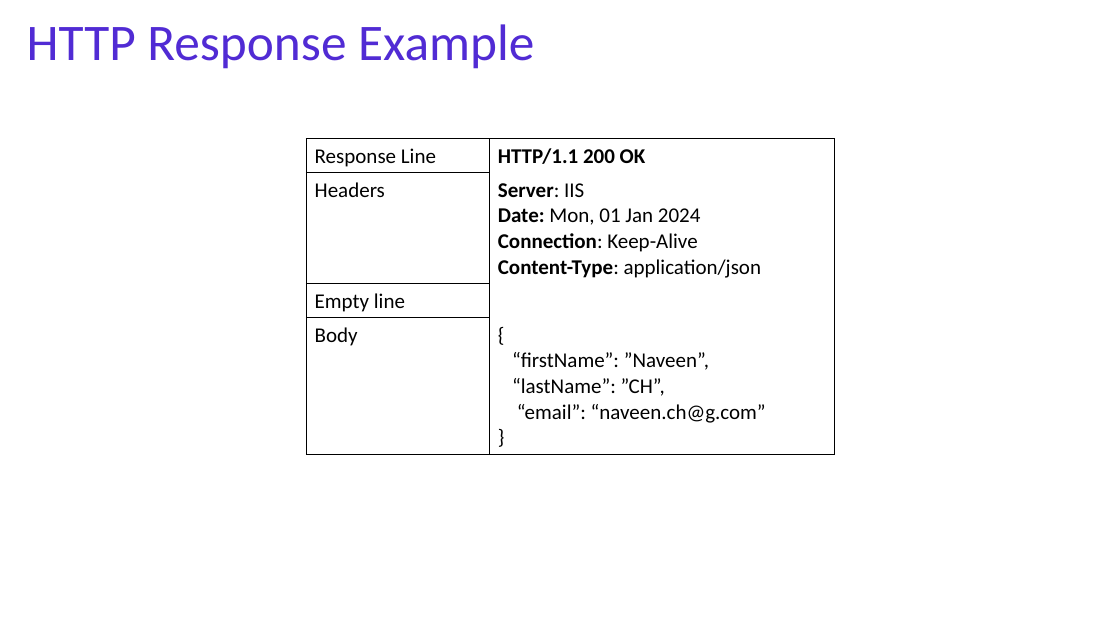
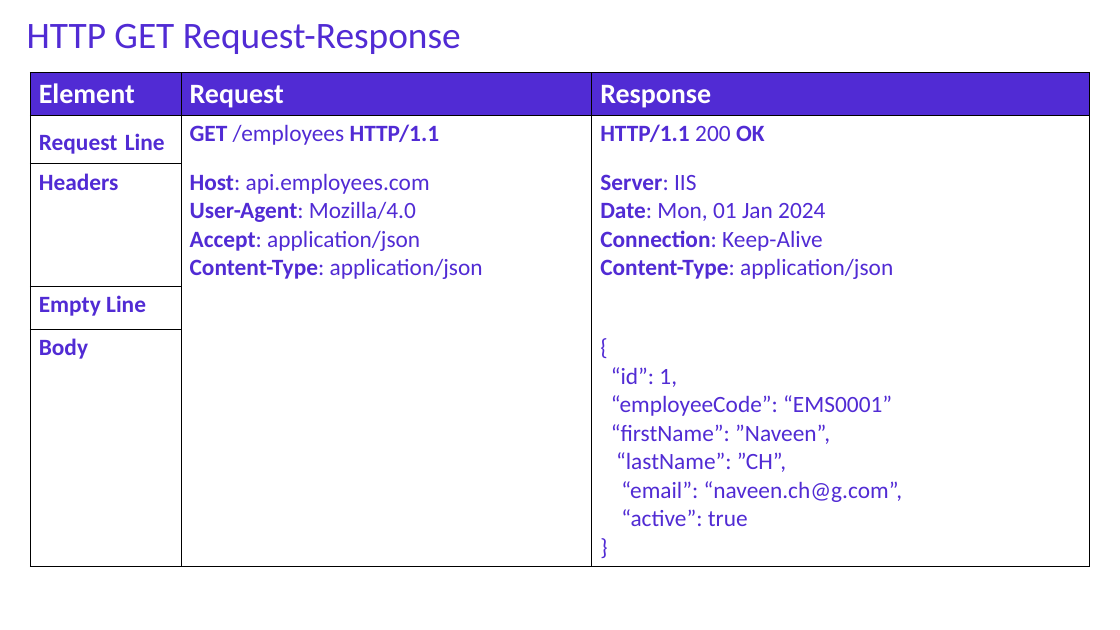
Before and after one commit to NaveenChittimalla/C-Sharp-Fundamentals, a slide deck: slide 37 of docs/C Sharp Programming Language - Fundaments.pptx (slide 38 before the commit). Drawn at 1120x630 pixels with LibreOffice and Linux fonts; fonts in the diff are those of the drawing. Boxes give left, top, right and bottom in pixels: in the first picture for what was removed or moved away, otherwise in the second. Text is boxed around its words. In the diff, an @@ line names an element or a change of style, - is before the commit and + after.

```diff
--- a/docs/C Sharp Programming Language - Fundaments.pptx
+++ b/docs/C Sharp Programming Language - Fundaments.pptx
@@ text at <box>27,23,461,54</box>: text changed; size 44 to 32 pt @@
-HTTP Response Example
+HTTP GET Request-Response
@@ table at <box>30,73,1090,558</box> @@
-Response Line | HTTP/1.1 200 OK
-Headers | Server: IIS / Date: Mon, 01 Jan 2024 / Connection: Keep-Alive / Content-Type: application/json
-Empty line | 
-Body | { / “firstName”: ”Naveen”, / “lastName”: ”CH”, / “email”: “naveen.ch@g.com” / }
+Element | Request | Response
+Request Line | GET /employees HTTP/1.1 | HTTP/1.1 200 OK
+Headers | Host: api.employees.com / User-Agent: Mozilla/4.0 / Accept: application/json / Content-Type: application/json | Server: IIS / Date: Mon, 01 Jan 2024 / Connection: Keep-Alive / Content-Type: application/json
+Empty Line |  | 
+Body |  | { / “id”: 1, / “employeeCode”: “EMS0001” / “firstName”: ”Naveen”, / “lastName”: ”CH”, / “email”: “naveen.ch@g.com”, / “active”: true / }
@@ table: place and size @@
-table at <box>307,139,835,450</box>
+table at <box>30,73,1090,558</box>
```
Also in this commit, not shown: 6 other slides changed, 4 slides added, 1 other file.
